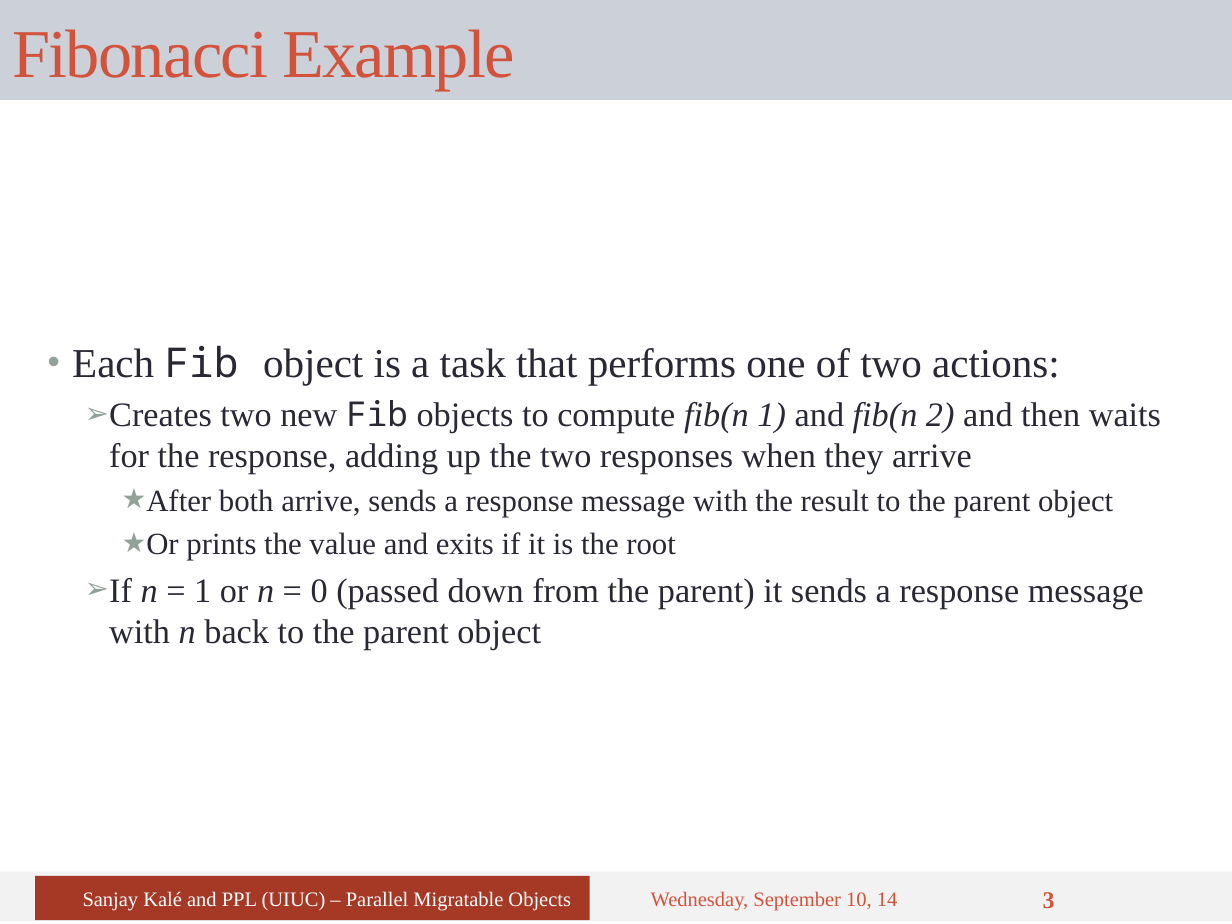
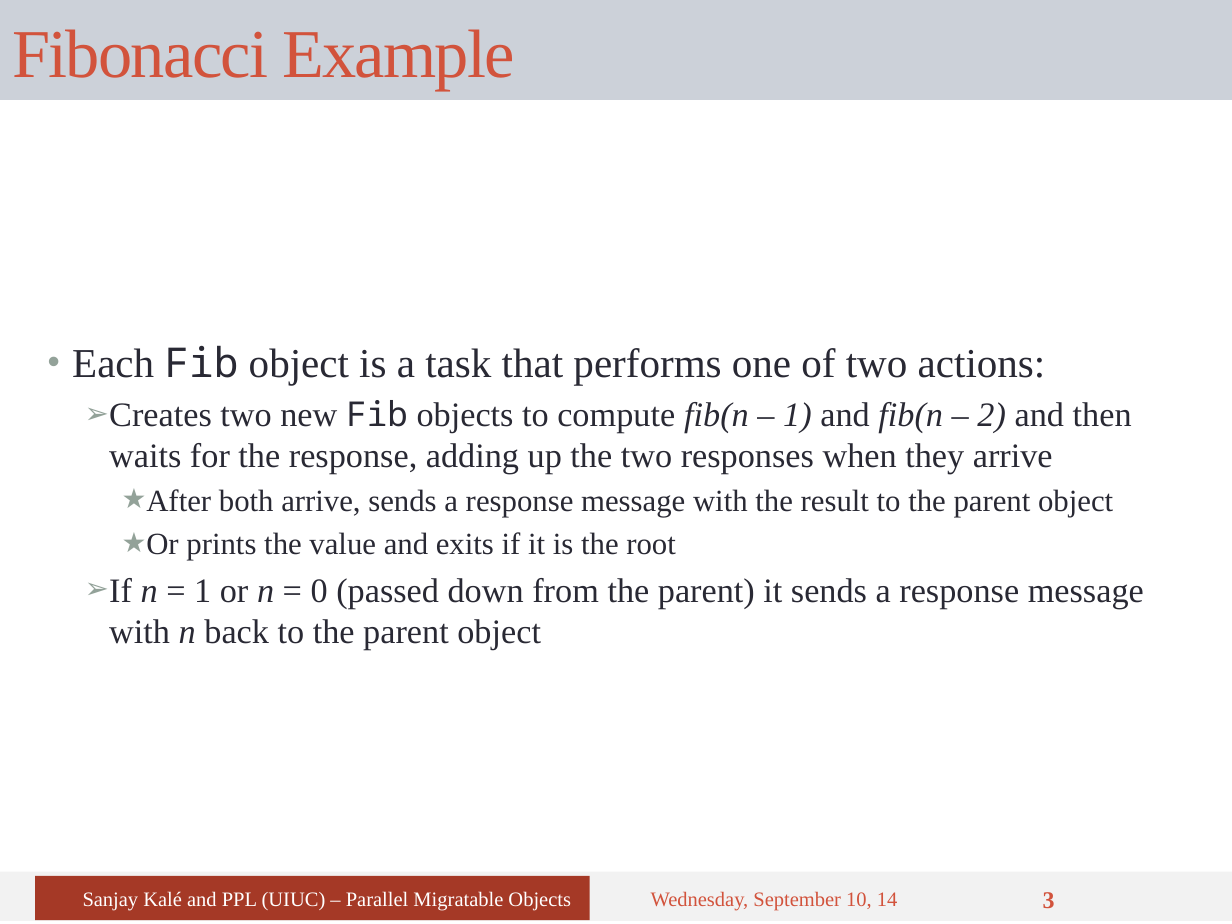
Before and after one commit to UIUC-PPL/charm_tutorial, a slide deck: slide 3 of tutorial-05-overdecomposition.pptx. Drawn at 1232x924 pixels with LibreOffice and Linux fonts; fonts in the diff are those of the drawing. Boxes give left, top, right and bottom in pixels: in the first picture for what was removed or moved away, otherwise in the second. Text is boxed around its words. In the diff, an @@ line names an element or a change of style, - is before the commit and + after.

```diff
--- a/tutorial-05-overdecomposition.pptx
+++ b/tutorial-05-overdecomposition.pptx
@@ text at (109, 400, 1132, 474): text changed @@
-  ➢ Creates two new Fib objects to compute fib(n 1) and fib(n 2) and then waits for the response, adding up the two responses when they arrive
+  ➢ Creates two new Fib objects to compute fib(n – 1) and fib(n – 2) and then waits for the response, adding up the two responses when they arrive
```
Also in this commit, not shown: 4 other slides changed.
